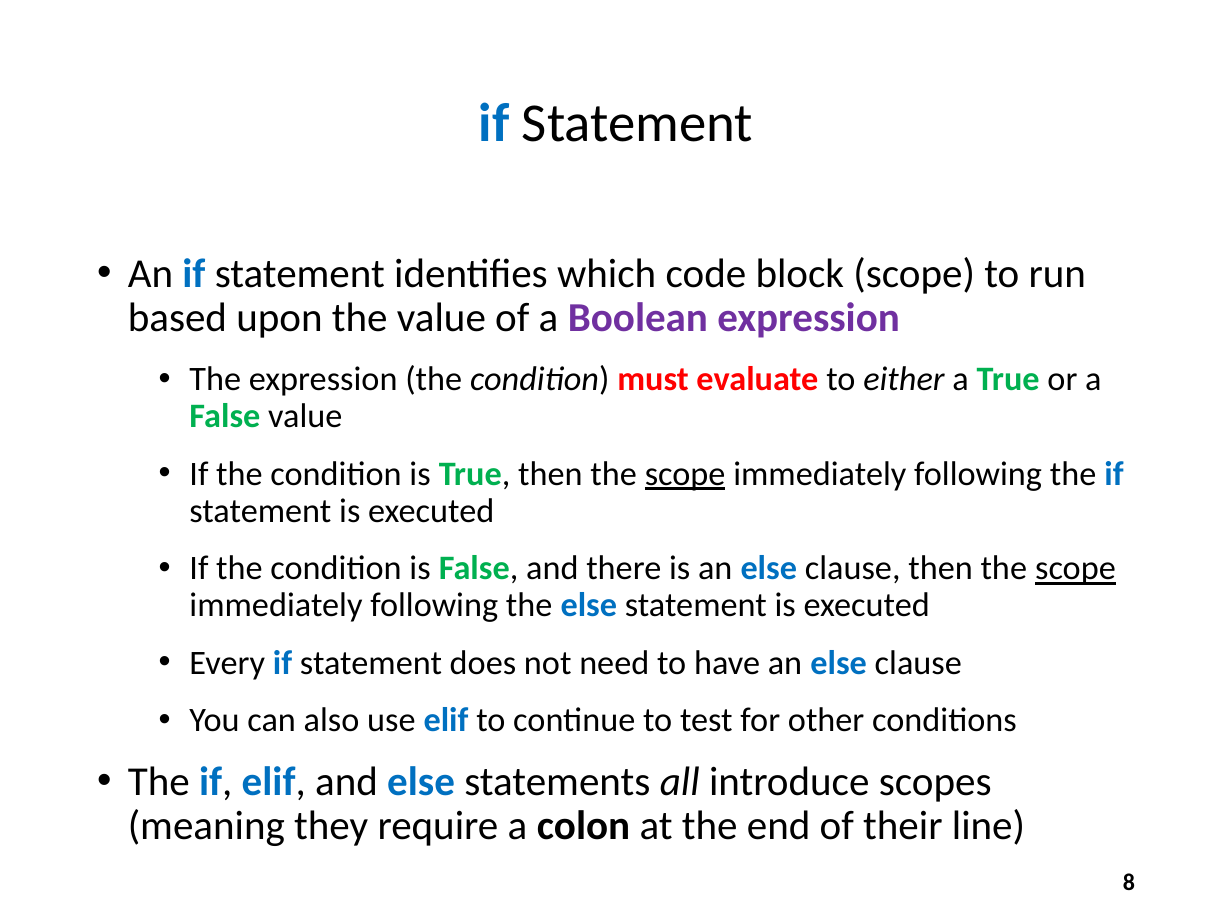
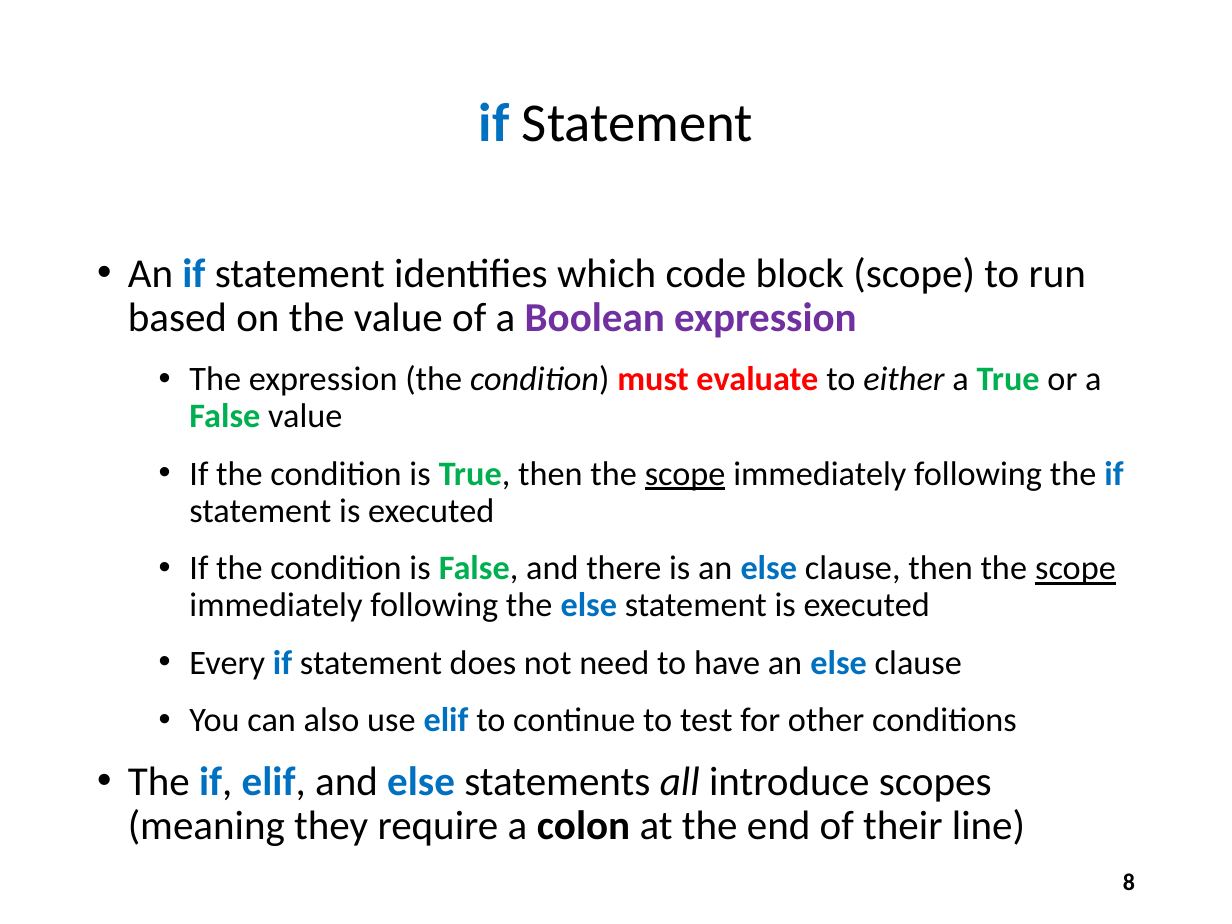
Before and after one commit to dbiersach/scicomp101, a slide deck: slide 8 of Session 04 - Functions and Logic/Session 04 - Functions and Logic.pptx. Drawn at 1232x924 pixels with LibreOffice and Linux fonts; fonts in the diff are those of the drawing. Boxes give left, top, right and bottom in pixels: in the first picture for what was removed or moved away, otherwise in the second. Text is boxed around its words. In the diff, an @@ line names an element or a change of style, - is before the commit and + after.

```diff
--- a/Session 04 - Functions and Logic/Session 04 - Functions and Logic.pptx
+++ b/Session 04 - Functions and Logic/Session 04 - Functions and Logic.pptx
@@ text at [128, 257, 1086, 338]: text changed @@
-• An if statement identifies which code block (scope) to run based upon the value of a Boolean expression
+• An if statement identifies which code block (scope) to run based on the value of a Boolean expression
```
Also in this commit, not shown: 4 other slides changed, 1 other file.
